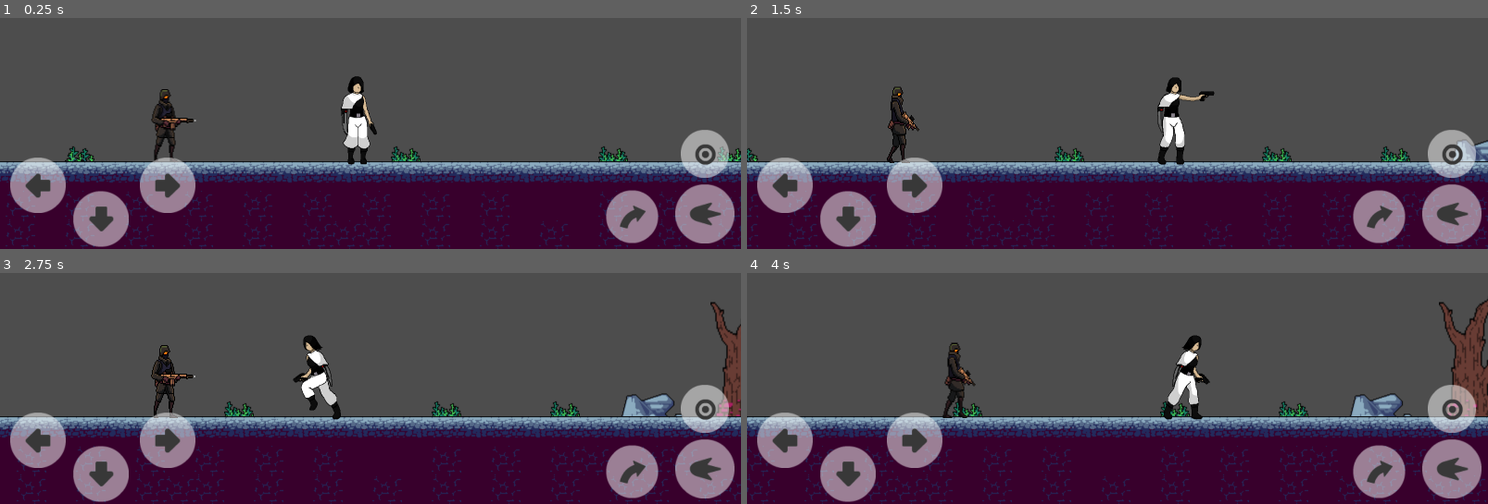
Above: before the commit, frames 1-4 (two rows, left to right).
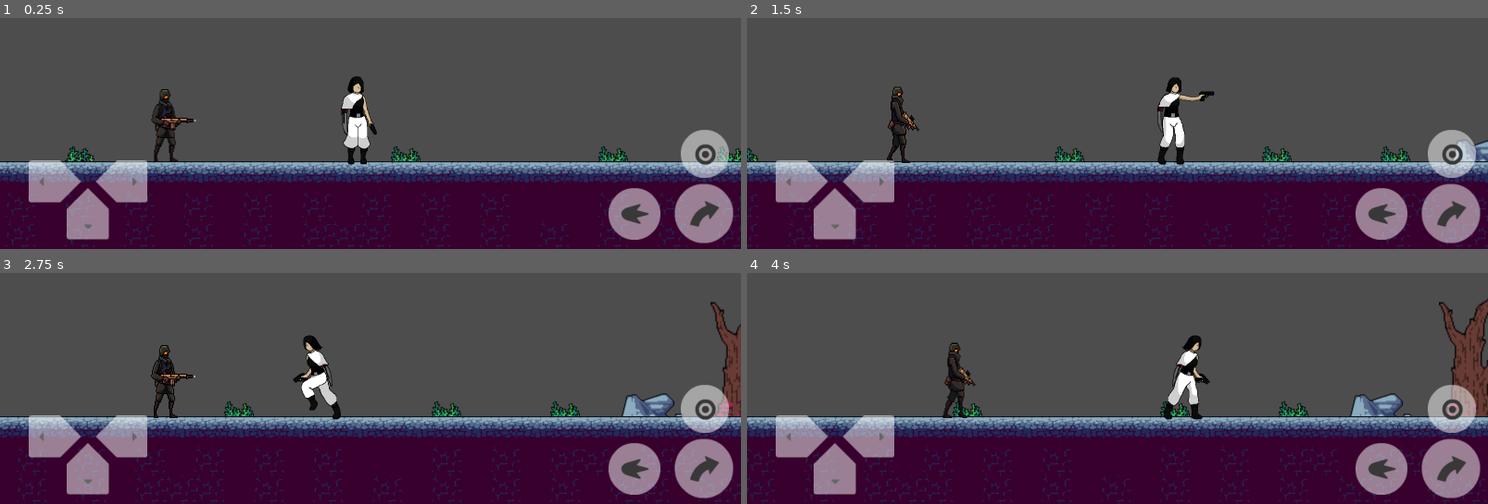
Above: after the commit, the same moments.

Repository: Corsa-Technologies/Terra1-seguro
Game: Godot game, scene res://Níveis/Nível 1.tscn
Same seed, same stepped clock (60 frames per second), same inputs: the game is played once before the commit and once after it. This scene is started directly instead of the project's main scene.
Inputs:
- Up to frame 1 (0.25 s): no input
- Up to frame 2 (1.5 s): tap Enter (ataque) at 0.5 s; hold Enter (ataque) 0.53-1.28 s; hold Right (ui_right) from 0.53 s (still down); tap Up (ui_up) at 0.77 s; tap Backspace (tiro) at 1.35 s
- Up to frame 3 (2.75 s): tap Up (ui_up) at 1.52 s; release Right (ui_right) at 2.03 s; hold Left (ui_left) from 2.03 s (still down); hold Enter (ataque) from 2.03 s (still down)
- Up to frame 4 (4 s): release Left (ui_left) at 2.78 s; release Enter (ataque) at 2.78 s; hold Right (ui_right) from 2.78 s (still down); tap Backspace (tiro) at 2.85 s; tap Up (ui_up) at 3.02, 3.77 s; hold Enter (ataque) from 3.53 s (still down)

The runs differ from the first frame. In frame 1, 5.1% of the frame differs, in the area x 1-100%, y 60-100%; in frame 2, 5.1%; in frame 3, 5.1%; in frame 4, 5.1%.

Commit message:
"alteração de controles"

Diff:
--- a/GUI/Controles/controlecanvas.tscn
+++ b/GUI/Controles/controlecanvas.tscn
@@ -1,12 +1,14 @@
-[gd_scene load_steps=12 format=3 uid="uid://6r0hwy3ijx5f"]
+[gd_scene load_steps=14 format=3 uid="uid://6r0hwy3ijx5f"]
 
 [ext_resource type="Script" path="res://GUI/Controles/controletoque.gd" id="1_6ks27"]
-[ext_resource type="Texture2D" uid="uid://c7cn2313mxbrs" path="res://GUI/Controles/controleesquerda.png" id="1_bf6yd"]
-[ext_resource type="Texture2D" uid="uid://d1nu6jmo36gj0" path="res://GUI/Controles/pressesquerda.png" id="2_slaio"]
-[ext_resource type="Texture2D" uid="uid://duqqcf0320jak" path="res://GUI/Controles/controledireita.png" id="3_ia54u"]
-[ext_resource type="Texture2D" uid="uid://bwm50ffuwcjo1" path="res://GUI/Controles/pressdireita.png" id="4_tjl3u"]
+[ext_resource type="Texture2D" uid="uid://cuea70ofd5epd" path="res://GUI/Controles/transparentLight08.png" id="2_tnwsv"]
+[ext_resource type="Texture2D" uid="uid://be1w83reg4i6q" path="res://GUI/Controles/transparentDark08.png" id="3_m0ms0"]
+[ext_resource type="Texture2D" uid="uid://dt5426d345kep" path="res://GUI/Controles/transparentLight03.png" id="4_8tt5h"]
+[ext_resource type="Texture2D" uid="uid://cqvjevq3pnr2l" path="res://GUI/Controles/transparentLight04.png" id="5_05swi"]
+[ext_resource type="Texture2D" uid="uid://dwepdrbftpkca" path="res://GUI/Controles/transparentDark03.png" id="5_i6lfy"]
 [ext_resource type="Texture2D" uid="uid://b8xafc84pfoqm" path="res://GUI/Controles/controlepulo.png" id="5_qwhvk"]
 [ext_resource type="Texture2D" uid="uid://co4ji2hklrgnk" path="res://GUI/Controles/presspulo.png" id="6_0dx5n"]
+[ext_resource type="Texture2D" uid="uid://chfpd30ejlcsy" path="res://GUI/Controles/transparentDark04.png" id="7_bj82w"]
 [ext_resource type="Texture2D" uid="uid://dcl5urr1u45hj" path="res://GUI/Controles/tiro.png" id="8_1tkvm"]
 [ext_resource type="Texture2D" uid="uid://bv5mmm0gm16r" path="res://GUI/Controles/presstiro.png" id="9_jfr4v"]
 [ext_resource type="Texture2D" uid="uid://dcgi67gumry88" path="res://GUI/Controles/ataque.png" id="10_np2q5"]
@@ -27,30 +29,29 @@
 grow_vertical = 0
 
 [node name="Descer" type="TouchScreenButton" parent="Control"]
-position = Vector2(156, 637)
-rotation = -1.5708
+position = Vector2(142, 509)
 scale = Vector2(1.5, 1.5)
-texture_normal = ExtResource("1_bf6yd")
-texture_pressed = ExtResource("2_slaio")
+texture_normal = ExtResource("2_tnwsv")
+texture_pressed = ExtResource("3_m0ms0")
 action = "ui_down"
 
 [node name="Esquerda" type="TouchScreenButton" parent="Control"]
-position = Vector2(20, 444)
+position = Vector2(60, 450)
 scale = Vector2(1.5, 1.5)
-texture_normal = ExtResource("1_bf6yd")
-texture_pressed = ExtResource("2_slaio")
+texture_normal = ExtResource("4_8tt5h")
+texture_pressed = ExtResource("5_i6lfy")
 action = "ui_left"
 
 [node name="Direita" type="TouchScreenButton" parent="Control"]
-position = Vector2(300, 444)
+position = Vector2(204, 450)
 scale = Vector2(1.5, 1.5)
-texture_normal = ExtResource("3_ia54u")
-texture_pressed = ExtResource("4_tjl3u")
+texture_normal = ExtResource("5_05swi")
+texture_pressed = ExtResource("7_bj82w")
 action = "ui_right"
 
 [node name="Pulo" type="TouchScreenButton" parent="Control"]
-position = Vector2(1307, 515)
-scale = Vector2(1.4, 1.423)
+position = Vector2(1455, 501)
+scale = Vector2(1.574, 1.6)
 texture_normal = ExtResource("5_qwhvk")
 texture_pressed = ExtResource("6_0dx5n")
 action = "ui_up"
@@ -64,8 +65,8 @@
 action = "tiro"
 
 [node name="Ataque" type="TouchScreenButton" parent="Control"]
-position = Vector2(1456, 502)
-scale = Vector2(1.6, 1.6)
+position = Vector2(1312, 510)
+scale = Vector2(1.4, 1.4)
 texture_normal = ExtResource("10_np2q5")
 texture_pressed = ExtResource("11_adolr")
 action = "ataque"
Binary file removed: GUI/Controles/controledireita.png
Binary file removed: GUI/Controles/controleesquerda.png
Binary file removed: GUI/Controles/descer.png
Binary file added: GUI/Controles/transparentDark03.png
Not shown, added: GUI/Controles/transparentDark03.png.import
Binary file added: GUI/Controles/transparentDark04.png
Not shown, changed: GUI/Controles/transparentDark04.png.import
Binary file added: GUI/Controles/transparentDark08.png
Not shown, added: GUI/Controles/transparentDark08.png.import
Binary file added: GUI/Controles/transparentLight03.png
Not shown, added: GUI/Controles/transparentLight03.png.import
Binary file added: GUI/Controles/transparentLight04.png
(and 3 more such lines)
